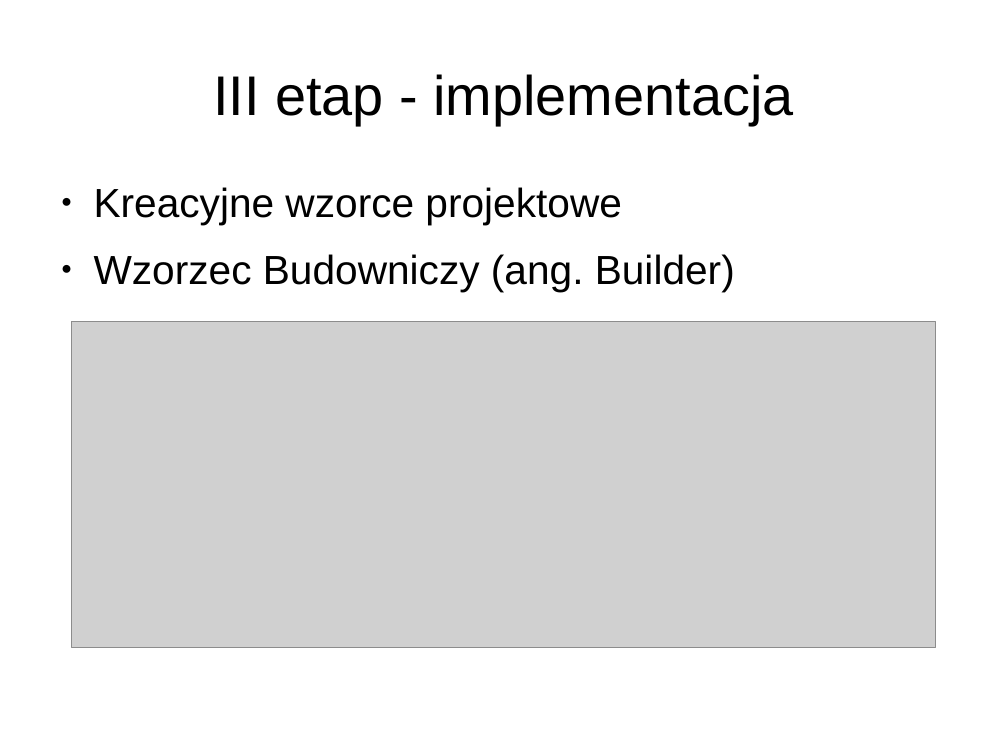
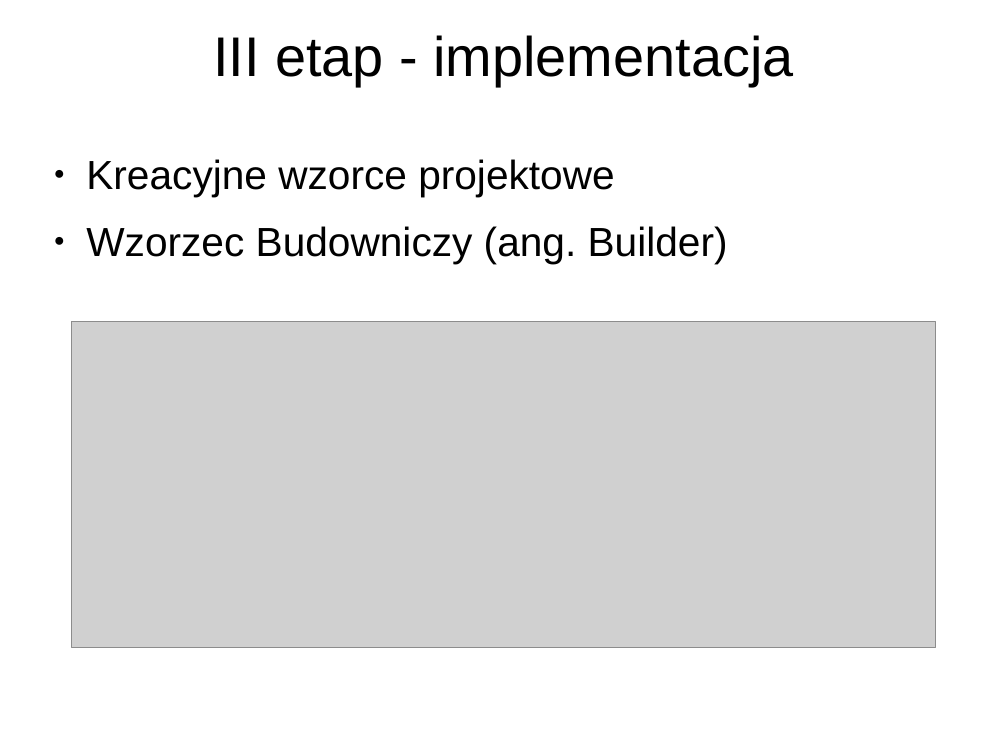
Before and after one commit to ZUTIO/IO, a slide deck: slide 12 of IO - prezentacja.odp. Drawn at 1008x756 pixels with LibreOffice and Linux fonts; fonts in the diff are those of the drawing; grey boxes stand for pictures; background and template pictures are left out. Boxes give left, top, right and bottom in pixels: in the first picture for what was removed or moved away, otherwise in the second. Text is boxed around its words. In the diff, an @@ line names an element or a change of style, - is before the commit and + after.

```diff
--- a/IO - prezentacja.odp
+++ b/IO - prezentacja.odp
@@ title "III etap - implementacja": place and size @@
-title "III etap - implementacja" at (213,74,793,125)
+title "III etap - implementacja" at (213,35,793,86)
@@ text "Kreacyjne wzorce projektowe": place and size @@
-text "Kreacyjne wzorce projektowe" at (94,187,735,292)
+text "Kreacyjne wzorce projektowe" at (86,159,728,263)
```
Also in this commit, not shown: 14 other slides changed, 2 slides added, 21 other files.
